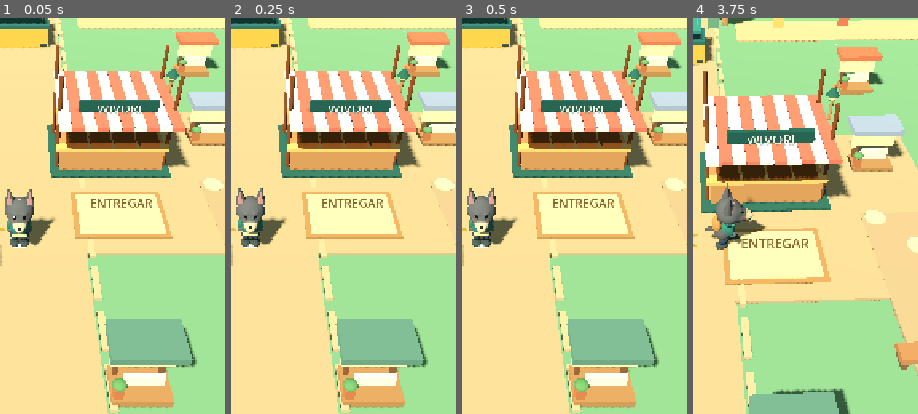
Above: before the commit, frames 1-4 (left to right).
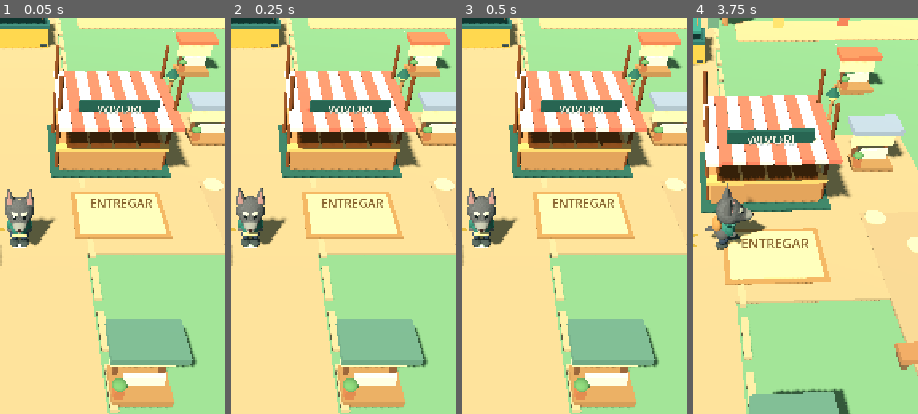
Above: after the commit, the same moments.

Repository: alejandropemamartinez-crypto/WivoriTrails
Game: Godot game, scene res://Main.tscn
Two runs of this game, one before a commit and one after it. Both use one fixed random seed, a clock stepped at 60 frames per second and the inputs below.
Inputs (mouse positions are % of the whole screen's width and height, from its top left):
- Up to frame 1 (0.05 s): no input
- Up to frame 2 (0.25 s): no input
- Up to frame 3 (0.5 s): no input
- Up to frame 4 (3.75 s): click "SEÑALAR" at 0.5 s; click "VISTA" at 1.25 s; tap Enter at 2 s; drag from (17, 89) to (60, 27) at 2.02 s; drag from (30, 55) to (45, 70) at 2.77 s; move the mouse to (60, 27) at 3.52 s; hold D from 3.53 s (still down)
The pictures show only the part of the screen within x 46-96%, y 24-74%; the shares and areas given below are measured in that part.

The runs differ from the first frame. In frame 1, 0.2% of the frame differs, in the area x 3-13%, y 48-55%; in frame 2, 0.2%, in the area x 4-13%, y 48-55%; in frame 3, 0.2%; in frame 4, 0.1%.

Commit message:
Paint graphite-brindle Scottish Terrier coat, white eyebrows and beard onto continuous face

Diff:
--- a/scripts/face_paint.gdshader
+++ b/scripts/face_paint.gdshader
@@ -6,6 +6,7 @@
 uniform vec4 skin : source_color = vec4(0.9, 0.7, 0.5, 1.0);
 uniform bool animal = true;
 uniform bool canine = false;
+uniform bool scottie = false;
 uniform bool masked = false;
 uniform float phase = 0.0;
 varying vec3 local_head;
@@ -22,6 +23,11 @@
 	float blinking = pow(max(0.0, cos(TIME * 1.18 + phase)), 58.0);
 	float eye_height = mix(0.063, 0.007, blinking);
 	vec3 base = skin.rgb;
+	if (scottie) {
+		// Soft grey brindle coat painted across the SAME head surface.
+		float brindle = sin(local_head.x * 64.0 + 6.2 * sin(local_head.y * 23.0)) * sin(local_head.y * 17.0 + local_head.z * 12.0);
+		base *= 0.96 + 0.075 * brindle;
+	}
 	// Warm cheek shadows add volume without extra floating mesh parts.
 	float cheeks = ellipse(p, vec2(0.0,-0.08), vec2(0.39,0.30));
 	base *= 1.0 - 0.045 * cheeks * front;
@@ -31,11 +37,18 @@
 	}
 	float muzzle = ellipse(p,vec2(0.0,-0.158),vec2(canine ? 0.28 : 0.22,0.155));
 	if (animal) {
-		base = mix(base,mix(skin.rgb,vec3(0.97,0.88,0.73),0.73),muzzle*front*0.95);
+		base = mix(base,mix(skin.rgb,scottie ? vec3(0.72,0.73,0.71) : vec3(0.97,0.88,0.73),scottie ? .57 : .73),muzzle*front*.95);
+		if (scottie) {
+			float beard = ellipse(p,vec2(0.0,-0.326),vec2(.235,.135));
+			base = mix(base,vec3(.72,.74,.74),beard*front*.82);
+			float brow1 = ellipse(p,vec2(-.170,.181),vec2(.145,.054));
+			float brow2 = ellipse(p,vec2(.170,.181),vec2(.145,.054));
+			base = mix(base,vec3(.78,.79,.75),max(brow1,brow2)*front*.93);
+		}
 	}
 	float blush = max(ellipse(p,vec2(-0.31,-0.09),vec2(0.075,0.045)),
 		ellipse(p,vec2(0.31,-0.09),vec2(0.075,0.045)));
-	base = mix(base,vec3(0.89,0.48,0.39),blush*front*0.26);
+	base = mix(base,vec3(0.89,0.48,0.39),blush*front*(scottie ? .035 : .26));
 	float eye_left = ellipse(p,vec2(-0.174,0.072),vec2(0.055,eye_height));
 	float eye_right = ellipse(p,vec2(0.174,0.072),vec2(0.055,eye_height));
 	float eyes = max(eye_left,eye_right);
@@ -43,11 +56,11 @@
 	float shine = max(ellipse(p,vec2(-0.19,0.094),vec2(0.017,0.020)),
 		ellipse(p,vec2(0.158,0.094),vec2(0.017,0.020)));
 	base = mix(base,vec3(1.0,0.97,0.88),shine*front*(1.0-blinking));
-	float nose = ellipse(p,vec2(0.0,-0.119),vec2(canine ? 0.066 : 0.043,0.037));
+	float nose = ellipse(p,vec2(0.0,scottie ? -.191 : -.119),vec2(scottie ? .095 : (canine ? .066 : .043),scottie ? .058 : .037));
 	base = mix(base,animal ? vec3(0.22,0.16,0.16) : vec3(0.59,0.31,0.29),nose*front);
 	float smile_radius = abs(length((p-vec2(0.0,-0.19))*vec2(1.0,1.45))-0.085);
 	float smile = (1.0 - smoothstep(0.005,0.012,smile_radius))*step(p.y,-0.205);
-	base = mix(base,vec3(0.31,0.20,0.17),smile*front*0.85);
+	base = mix(base,vec3(0.31,0.20,0.17),smile*front*(scottie ? .22 : .85));
 	ALBEDO = base;
 	ROUGHNESS = 0.96;
 	SPECULAR = 0.22;
